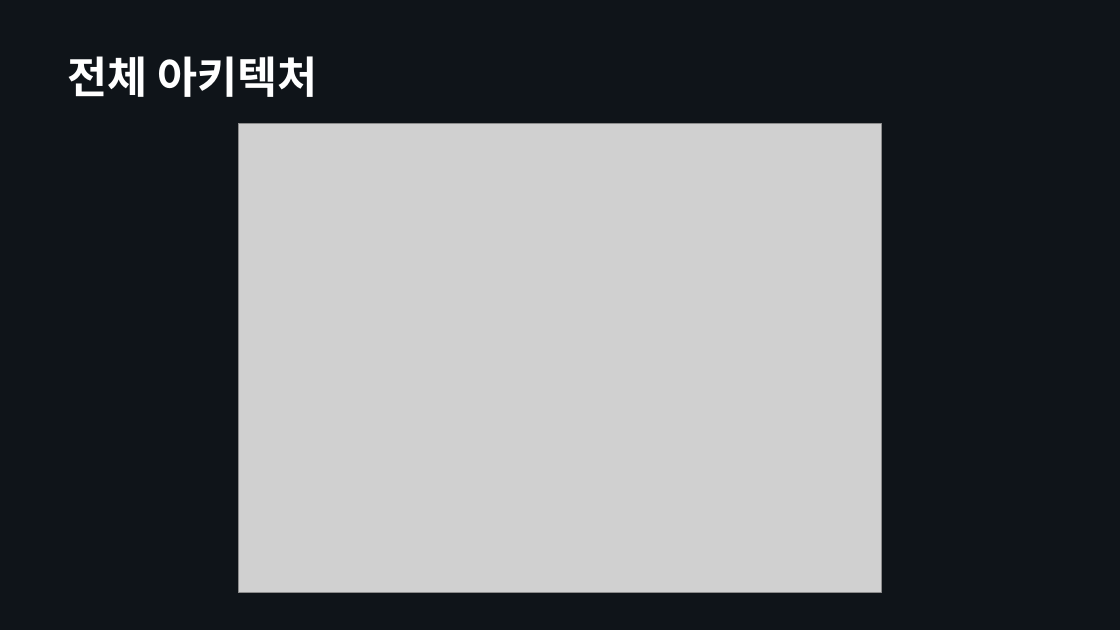
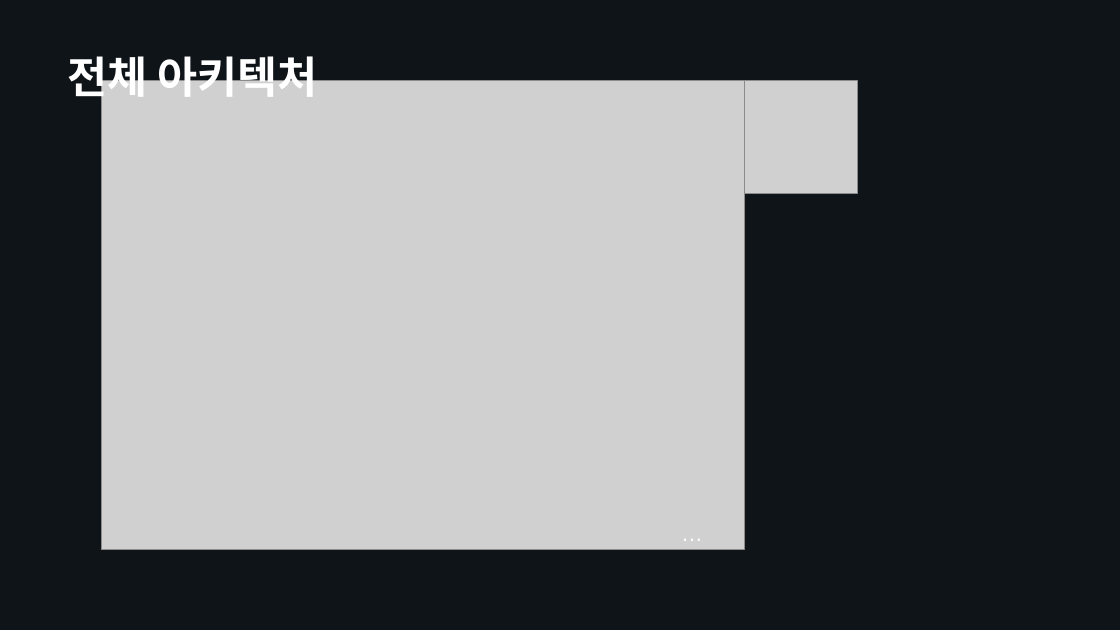
Before and after one commit to hsnyus-09/ts-backend-meetup, a slide deck: slide 18 of public/2601/session3.pptx (slide 17 before the commit). Drawn at 1120x630 pixels with LibreOffice and Linux fonts; fonts in the diff are those of the drawing; grey boxes stand for pictures. Boxes give left, top, right and bottom in pixels: in the first picture for what was removed or moved away, otherwise in the second. Text is boxed around its words. In the diff, an @@ line names an element or a change of style, - is before the commit and + after.

```diff
--- a/public/2601/session3.pptx
+++ b/public/2601/session3.pptx
@@ text "전체 아키텍처" rewrapped from <box>67,56,317,97</box> to <box>67,49,317,104</box> @@
@@ picture: place and size @@
-picture at <box>239,123,881,592</box>
+picture at <box>101,81,744,550</box>
@@ picture added at <box>745,81,858,194</box> @@
@@ text added at <box>670,508,716,558</box>, 14 pt, text #FFFFFF @@
+…
```
Also in this commit, not shown: 7 other slides changed, 3 slides added, 2 slides removed, 1 other file.
